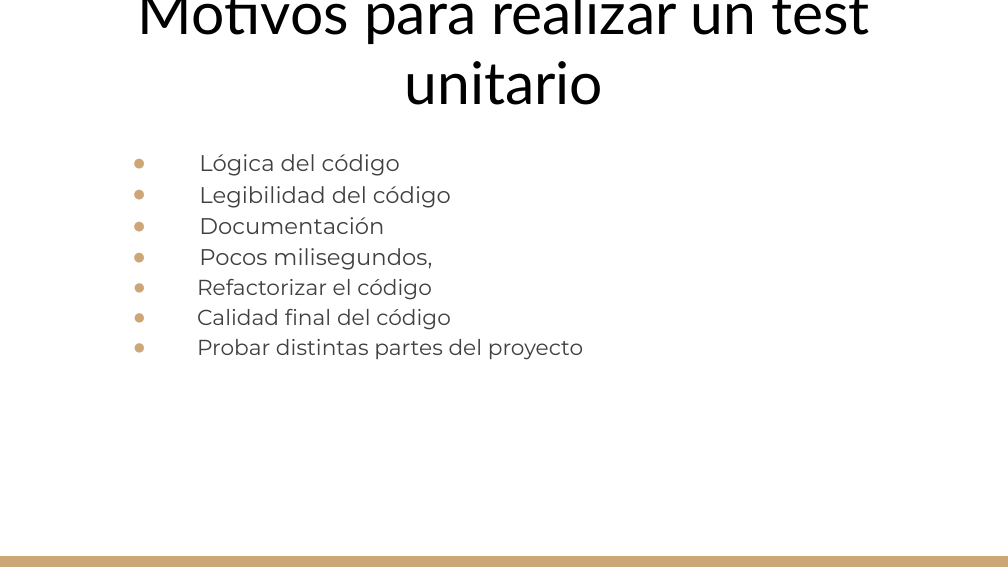
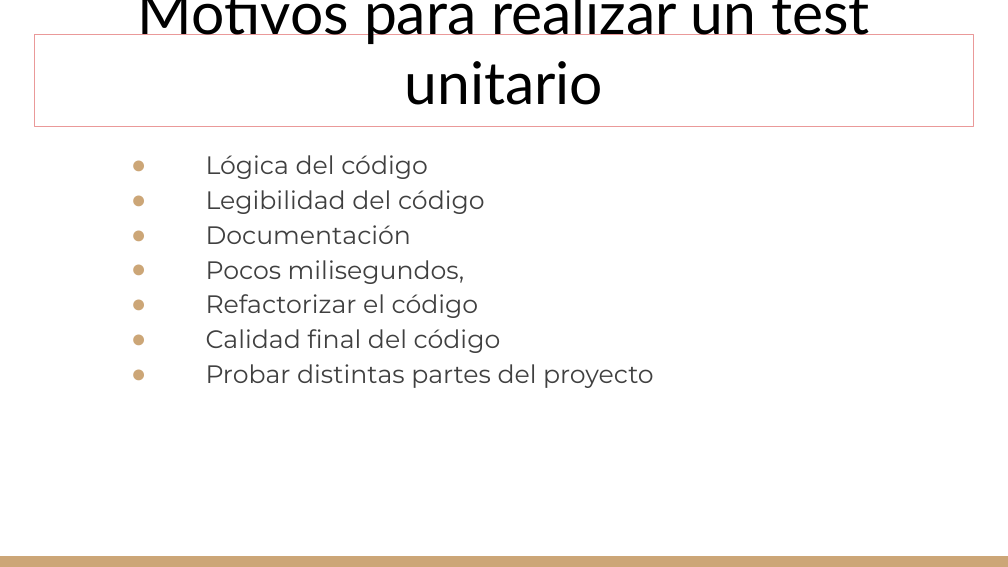
Before and after one commit to gitgamba/.Net-Grupo8, a slide deck: slide 5 of TPS/Unit Testing.pptx (slide 4 before the commit). Drawn at 1008x567 pixels with LibreOffice and Linux fonts; fonts in the diff are those of the drawing. Boxes give left, top, right and bottom in pixels: in the first picture for what was removed or moved away, otherwise in the second. Text is boxed around its words. In the diff, an @@ line names an element or a change of style, - is before the commit and + after.

```diff
--- a/TPS/Unit Testing.pptx
+++ b/TPS/Unit Testing.pptx
@@ title "Motivos para realizar un test ...": place and size @@
-title "Motivos para realizar un test ..." at (138, 0, 871, 105)
+title "Motivos para realizar un test ..." at (34, 35, 974, 127)
@@ title "Motivos para realizar un test ..." at (34, 35, 974, 127): outline none to #EA9999 0.75 pt @@
@@ text "Lógica del código" at (206, 155, 654, 388): size 16.2 to 18 pt in "Lógica del código", "Legibilidad del código", "Documentación", "Pocos milisegundos,"; size 15.5 to 18 pt in "Refactorizar el código", "Calidad final del código", "Probar distintas partes del proyecto"; indent changed @@
```
Also in this commit, not shown: 4 other slides changed, 4 slides added, 1 other file.
